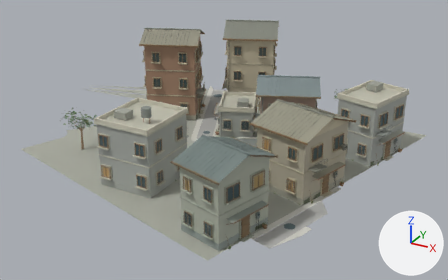
The glTF model assets/town/renewal/models/street_6_5.glb, before and after one commit.
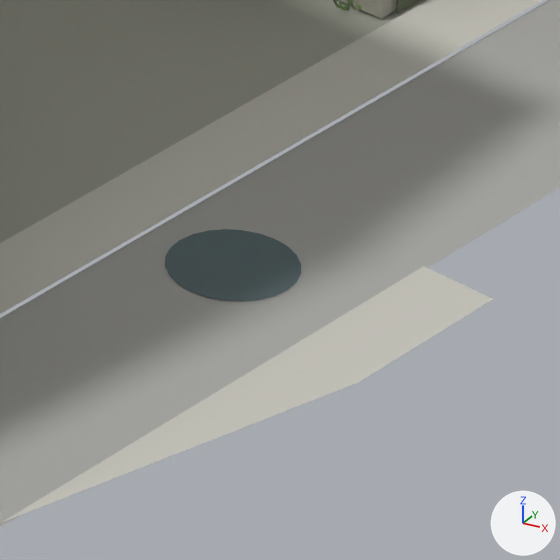
The first picture shows the older version from a camera (50 mm lens) standing at (240.0, -233.0, 28.8) and looking at (209.3, -177.2, 1.0). The close-ups show the older and then the newer version on the part from 60% to 71% of the width and 73% to 90% of the height of that picture. Only the edits that show in the close-ups are written down. The lights are fixed; the arrows at lower right show +X, +Y and +Z. Vertices at exactly the same position are counted once.

The first close-up shows 'ground.074', 'paving.061', 'puddle.049', 'road.023' and 3 more.
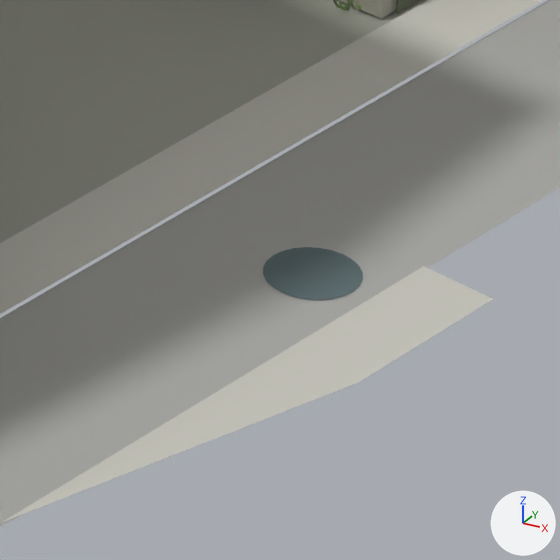
Changed parts and their boxes [x1, y1, x2, y2] in the close-ups (560 x 560 px):
'puddle.049', reshaped: before [165, 229, 301, 301]; after [263, 247, 363, 300]

The edits, one by one:
me_puddle_049 is used by ob_puddle_049; location (0.0, 0.0, 0.0).
me_puddle_049 had 147 vertices, 216 faces and spanned x 199.6..222.9, y -189.6..-161.8, z 0.0.
me_puddle_049 now has 147 vertices, 216 faces and spans x 199.5..223.3, y -189.3..-161.4, z 0.0.
me_puddle_049 part 1: the loose piece of 49 vertices spanning x 221.9..222.9, y -189.6..-188.6, z 0.0 is scaled about its middle by (0.73, 0.73, 1), then moved by (0.6, 0.2, 0.0).
Other edits to the shape of me_puddle_049 do not show in these pictures.
